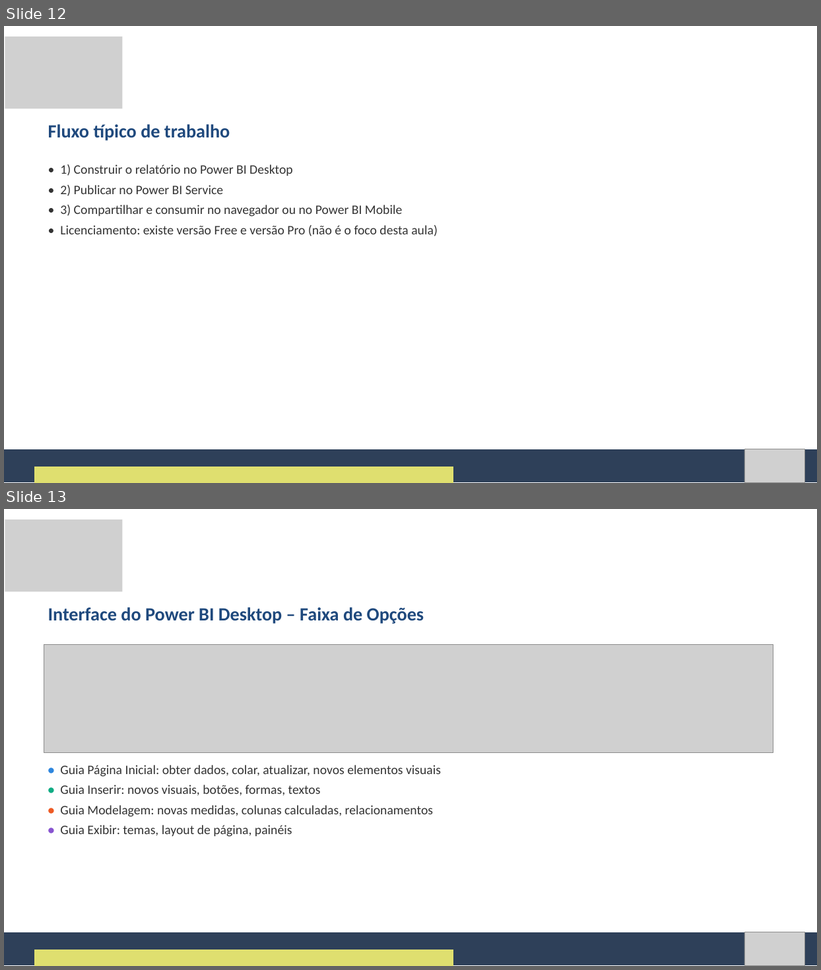
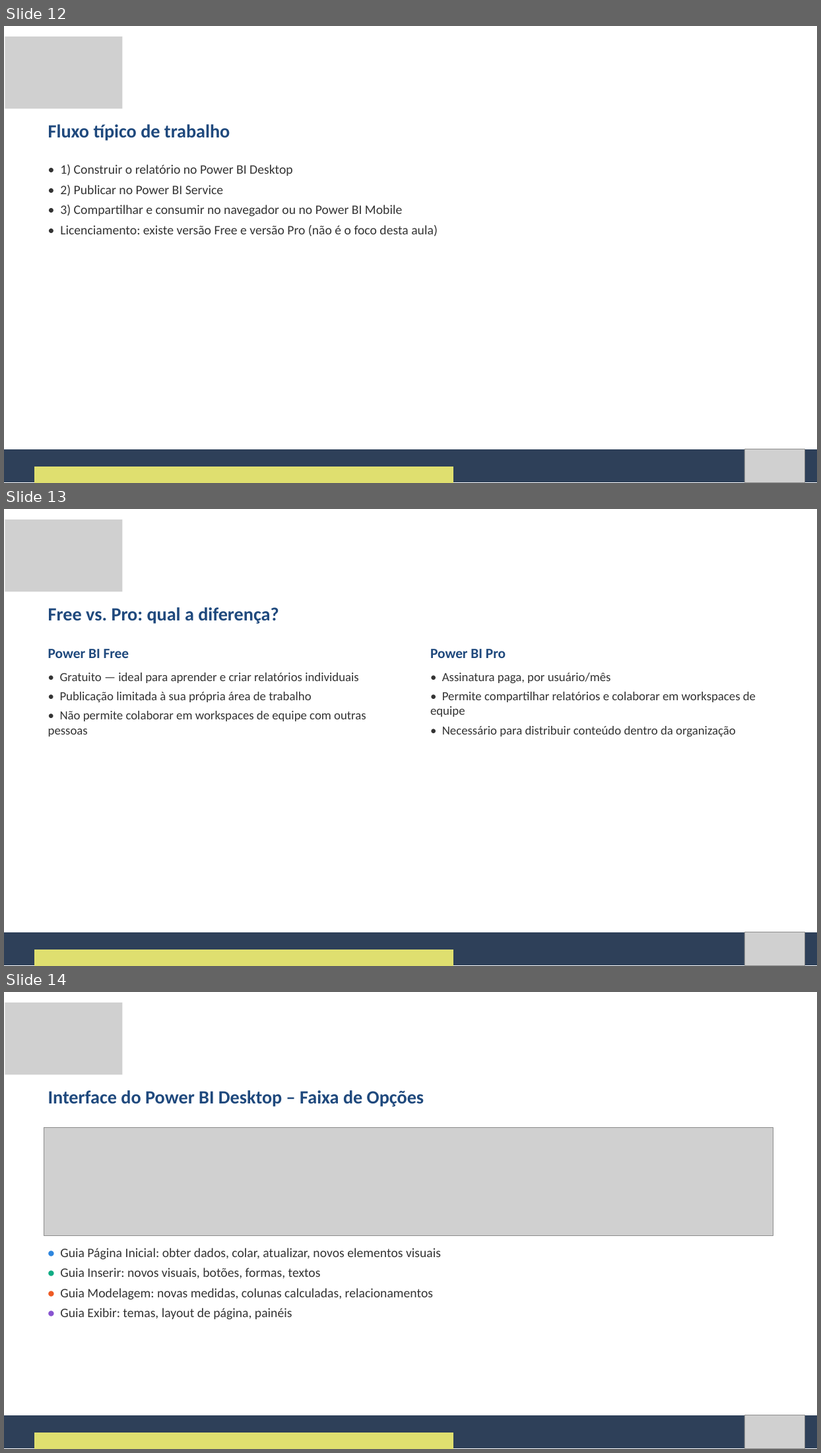
Before and after one commit to Natan20/Curso-PowerBI-Desktop-Material, a slide deck: Aula 01 - 01-09-2026/Aula 1 - Slides.pptx. Shown one above the other, each under a label of ours: slides 12 and 13 before the commit, slides 12, 13 and 14 after it. The pictures are 821x970 and 821x1453 pixels, drawn with LibreOffice and Linux fonts; fonts in the diff are those of the drawing; grey boxes stand for pictures. Boxes give left, top, right and bottom in pixels: in the first picture for what was removed or moved away, otherwise in the second. Text is boxed around its words. In the diff, an @@ line names an element or a change of style, - is before the commit and + after.

Commit message:
Adiciona slide Free vs Pro na Aula 1

```diff
--- a/Aula 01 - 01-09-2026/Aula 1 - Slides.pptx
+++ b/Aula 01 - 01-09-2026/Aula 1 - Slides.pptx
@@ slide 13 added at bbox=[4, 509, 817, 966], background #FFFFFF @@
@@ picture added at bbox=[5, 520, 122, 592] @@
@@ text added at bbox=[48, 607, 279, 624], 33 pt, text #1F497D, bold @@
+Free vs. Pro: qual a diferença?
@@ text added at bbox=[48, 649, 129, 658], 25 pt, text #1F497D, bold @@
+Power BI Free
@@ text added at bbox=[430, 649, 506, 658], 25 pt, text #1F497D, bold @@
+Power BI Pro
@@ text added at bbox=[48, 673, 366, 737], 22 pt, text #333333 @@
+• Gratuito — ideal para aprender e criar relatórios individuais
+• Publicação limitada à sua própria área de trabalho
+• Não permite colaborar em workspaces de equipe com outras pessoas
@@ text added at bbox=[430, 673, 756, 737], 22 pt, text #333333 @@
+• Assinatura paga, por usuário/mês
+• Permite compartilhar relatórios e colaborar em workspaces de equipe
+• Necessário para distribuir conteúdo dentro da organização
@@ freeform shape added at bbox=[4, 933, 817, 966], fill #2E4059 @@
@@ picture added at bbox=[745, 932, 805, 966] @@
@@ freeform shape added at bbox=[34, 950, 453, 966], fill #DFDF6F @@
@@ what was slide 13 is now slide 14 @@
```
